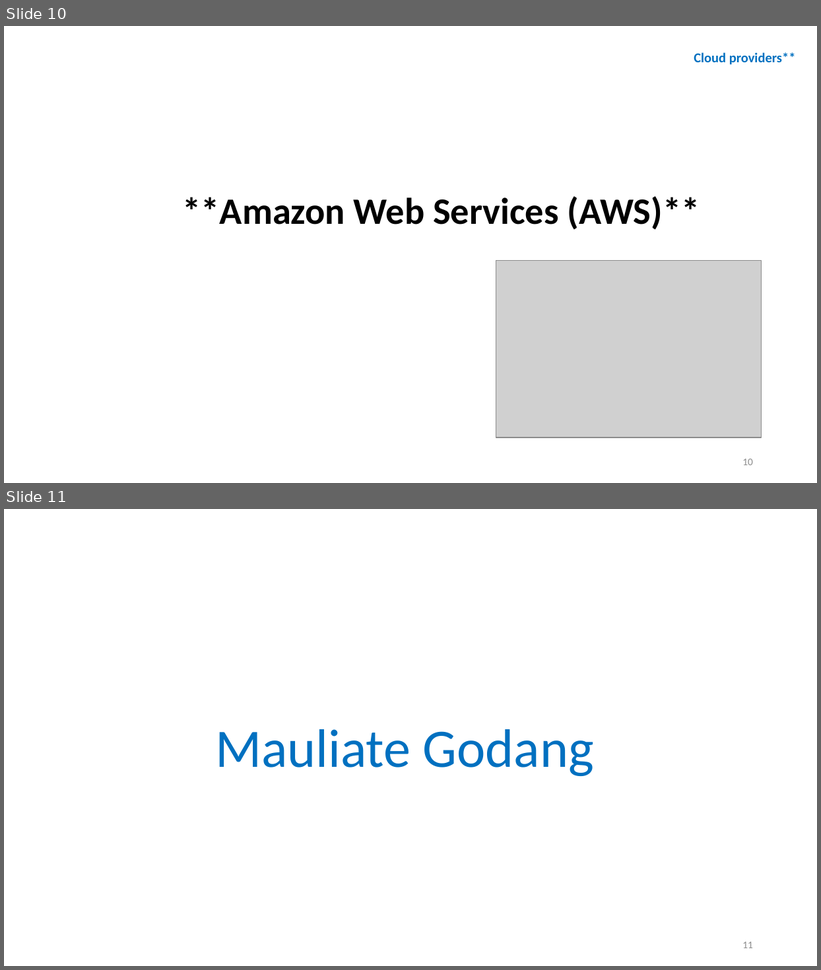
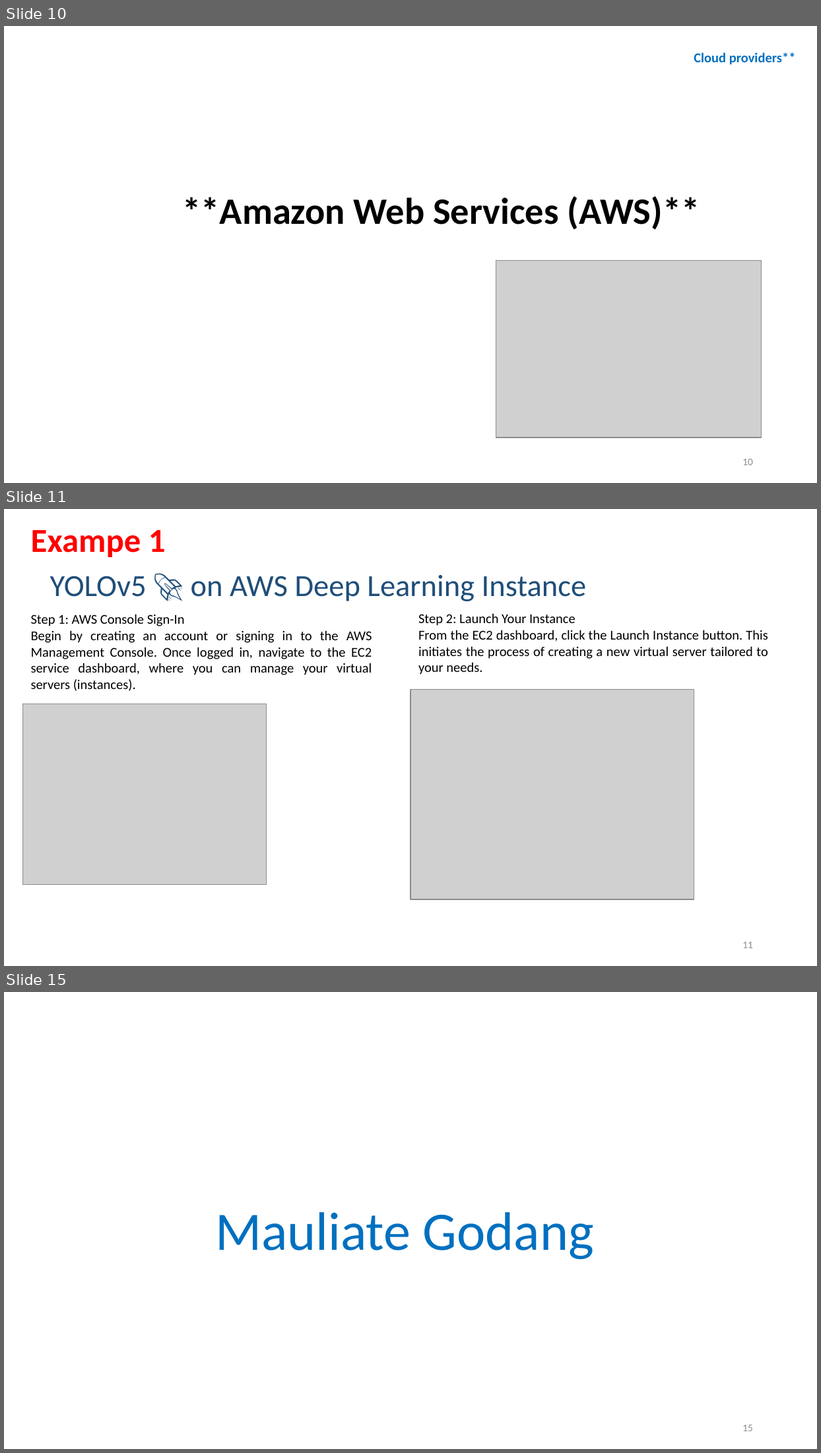
Before and after one commit to amelcharolinesgn2/ClouD-Infrastructure-SISKA-2025, a slide deck: Cource_LAB_AWS_3_AWS-cloud-platform.pptx. Shown one above the other, each under a label of ours: slides 10 and 11 before the commit, slides 10, 11 and 15 after it; the slides between them are not shown. The pictures are 821x970 and 821x1453 pixels, drawn with LibreOffice and Linux fonts; fonts in the diff are those of the drawing; grey boxes stand for pictures. Boxes give left, top, right and bottom in pixels: in the first picture for what was removed or moved away, otherwise in the second. Text is boxed around its words. In the diff, an @@ line names an element or a change of style, - is before the commit and + after.

```diff
--- a/Cource_LAB_AWS_3_AWS-cloud-platform.pptx
+++ b/Cource_LAB_AWS_3_AWS-cloud-platform.pptx
@@ slide 11 added at (4, 509, 817, 966), background #FFFFFF @@
@@ title added at (31, 530, 166, 557), 29.7 pt, text #FF0000, bold @@
+Exampe 1
@@ text added at (50, 575, 587, 601), 27.2 pt, text #1F4E79 @@
+YOLOv5 🚀 on AWS Deep Learning Instance
@@ text added at (31, 614, 372, 691), 12 pt, text #000000 @@
+Step 1: AWS Console Sign-In
+Begin by creating an account or signing in to the AWS Management Console. Once logged in, navigate to the EC2 service dashboard, where you can manage your virtual servers (instances).
@@ text added at (418, 613, 768, 675), 12 pt, text #000000 @@
+Step 2: Launch Your Instance
+From the EC2 dashboard, click the Launch Instance button. This initiates the process of creating a new virtual server tailored to your needs.
@@ picture added at (22, 704, 267, 885) @@
@@ picture added at (411, 690, 694, 900) @@
@@ page number added at (743, 942, 753, 949), 9 pt, text #8C8C8C @@
+11
@@ what was slide 11 is now slide 15 @@
@@ page number at (743, 1425, 753, 1432): text changed @@
-11
+15
```
Also in this commit, not shown: 3 other slides added, 2 other files.
